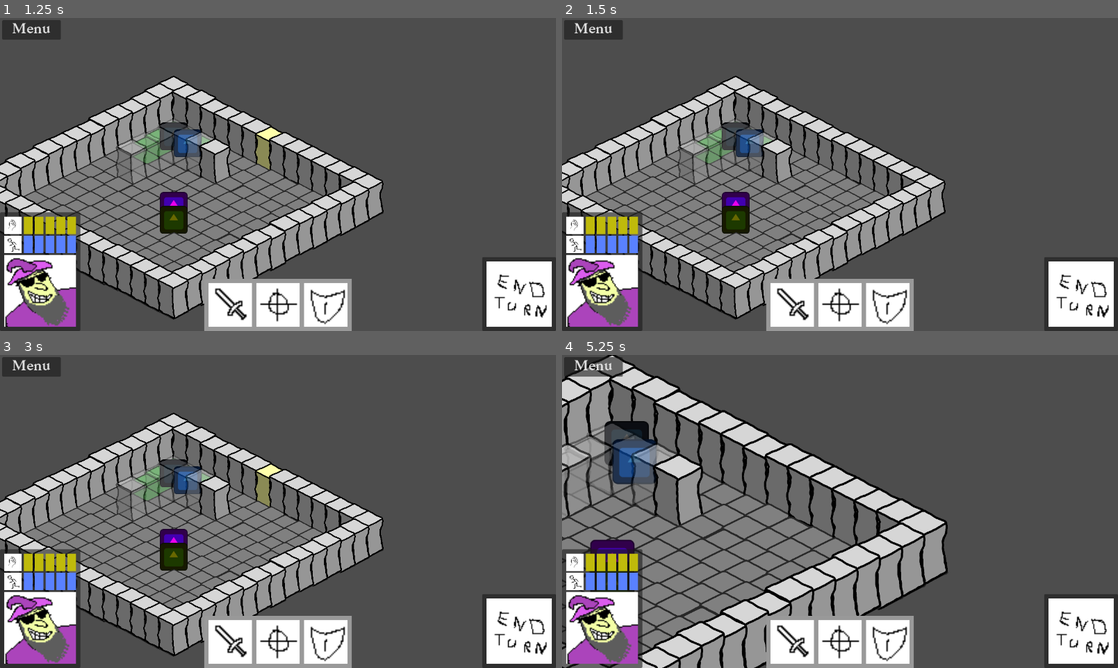
Above: before the commit, frames 1-4 (two rows, left to right).
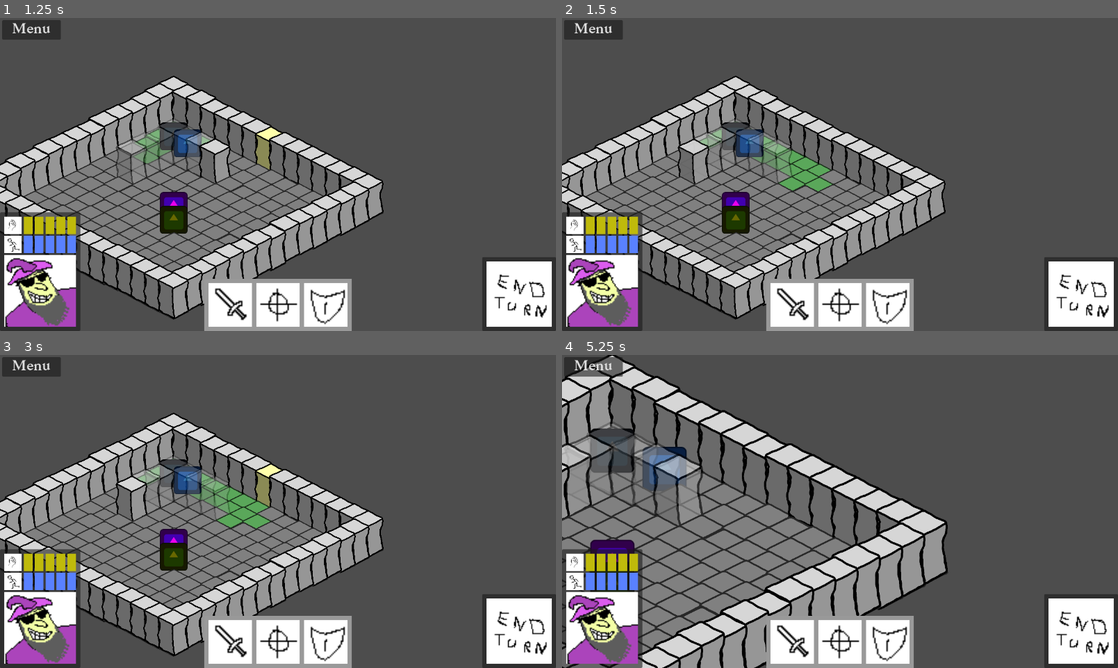
Above: after the commit, the same moments.

Repository: CiaranWoodward/LD57
Game: Godot game, scene res://scenes/main.tscn
Two runs of this game, one before a commit and one after it. Both use one fixed random seed, a clock stepped at 60 frames per second and the inputs below. The engine's default icon, where the game draws it, is replaced by a stand-in: a white triangle on a blue panel in a dark square. Sound files missing from this copy of the repository are replaced by a short silence.
Inputs (mouse positions are in pixels of both pictures, inside the frame that each line leads up to):
- Up to frame 1 (1.25 s): click "New Game" at 0.5 s
- Up to frame 2 (1.5 s): click (1079, 293) at 1.27 s
- Up to frame 3 (3 s): click "Menu" at 2 s; click "Resume" at 2.75 s
- Up to frame 4 (5.25 s): tap Enter at 3.5, 5 s; drag from (734, 452) to (650, 495) at 3.52 s; tap Space at 4.25 s; drag from (723, 458) to (639, 502) at 4.27 s; move the mouse to (706, 467) at 5.02 s; hold Right (ui_right) from 5.03 s (still down); hold Mouse wheel down (zoom_in) from 5.03 s (still down); click (706, 467) at 5.17 s

Frame 1 is identical in both runs. In frame 2, 1.8% of the frame differs, in the area x 20-49%, y 34-56%; in frame 3, 2.0%; in frame 4, 2.5%, in the area x 0-26%, y 21-55%.

Commit message:
Hook up end turn button
And remove this 'free scout movement' thing the AI keeps
ramming down our throats.

Diff:
--- a/Global.gd
+++ b/Global.gd
@@ -3,6 +3,7 @@
 # Global game state and utility functions
 var debug_mode: bool = true
 var current_level: int = 1
+var hud : HUD = null
 
 func _ready():
 	print("Global singleton initialized")
--- a/Level/GameInit.gd
+++ b/Level/GameInit.gd
@@ -6,7 +6,7 @@
 # Reference to key nodes
 @onready var map = $Map
 @onready var game_controller = $GameController
-@onready var end_turn_button = $CanvasLayer/UI/EndTurnButton
+@onready var end_turn_button = Global.hud.get_end_turn_button()
 
 func _ready():
 	print("GameInit: Initializing game")
--- a/Players/ScoutPlayer.gd
+++ b/Players/ScoutPlayer.gd
@@ -65,33 +65,6 @@
 			push_error("ScoutPlayer: " + entity_name + " - Unknown ability: " + ability_name)
 			return false
 
-# Scout moves more efficiently - 25% chance to not consume movement points
-func consume_movement_points_for_path(path_length: int) -> bool:
-	if path_length <= 0:
-		return true  # No movement points needed for empty path
-
-	# Calculate the actual cost with Scout's efficiency bonus
-	var actual_cost = 0
-	for step in range(path_length):
-		if randf() > 0.25:  # 25% chance of free movement
-			actual_cost += 1
-
-	print("ScoutPlayer: " + entity_name + " efficient movement, cost reduced from " +
-		str(path_length) + " to " + str(actual_cost))
-
-	# Check if we have enough movement points
-	if movement_points < actual_cost:
-		print("ScoutPlayer: " + entity_name + " doesn't have enough movement points")
-		return false
-
-	# Consume the calculated movement points
-	movement_points = max(0, movement_points - actual_cost)
-	print("ScoutPlayer: " + entity_name + " consumed " + str(actual_cost) + " movement points, " +
-		str(movement_points) + " remaining")
-	emit_signal("movement_points_changed", movement_points, max_movement_points)
-
-	return true
-
 # Override level up to focus on movement and vision
 func on_level_up():
 	super.on_level_up()
--- a/UI/HUD.tscn
+++ b/UI/HUD.tscn
@@ -183,9 +183,10 @@
 theme_override_constants/margin_right = 10
 theme_override_constants/margin_bottom = 10
 
-[node name="EndImage" type="TextureRect" parent="End/EndMargin"]
+[node name="EndButton" type="TextureButton" parent="End/EndMargin"]
 custom_minimum_size = Vector2(150, 150)
 layout_mode = 2
-texture = ExtResource("7_vdcm2")
+texture_normal = ExtResource("7_vdcm2")
+stretch_mode = 0
 
 [connection signal="pressed" from="MenuMargin/ButtonMenu" to="." method="_on_button_menu_pressed"]
--- a/UI/hud.gd
+++ b/UI/hud.gd
@@ -1,6 +1,13 @@
 extends CanvasLayer
+class_name HUD
 
 signal PauseMenu
 
+func _ready() -> void:
+	Global.hud = self
+
 func _on_button_menu_pressed() -> void:
 	PauseMenu.emit()
+
+func get_end_turn_button():
+	return $End/EndMargin/EndButton
